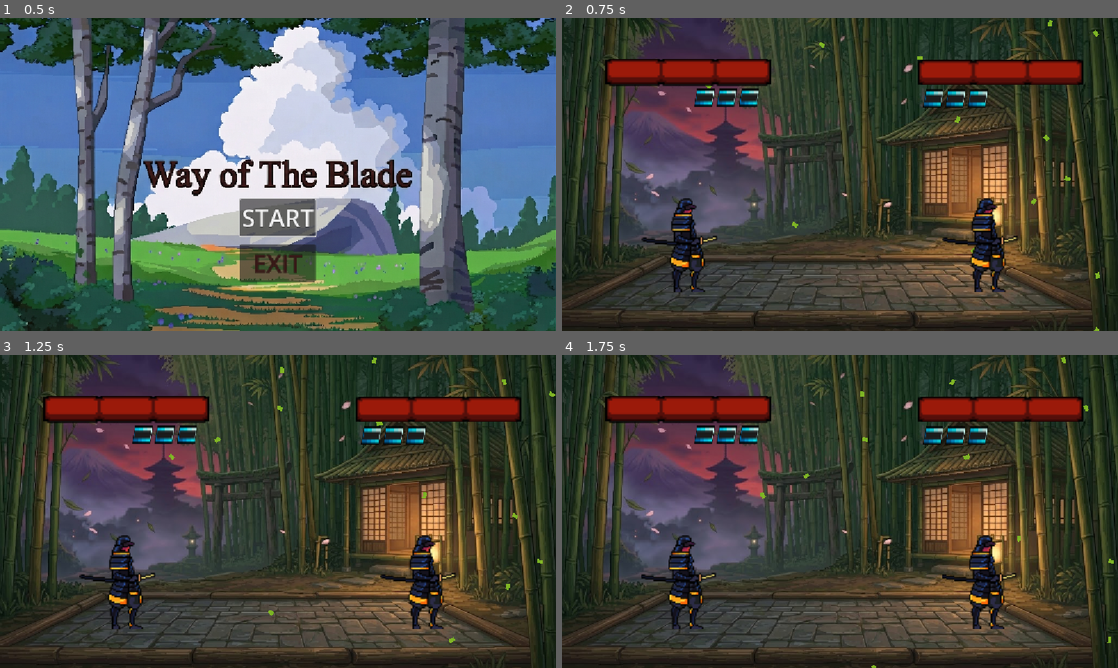
Above: before the commit, frames 1-4 (two rows, left to right).
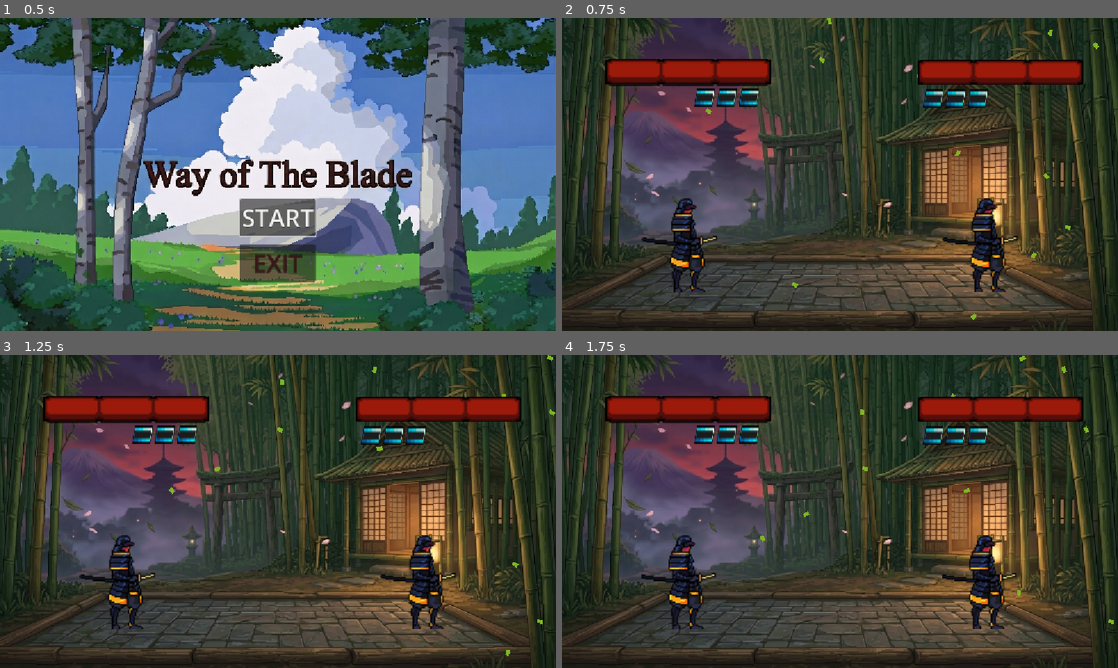
Above: after the commit, the same moments.

Repository: ianRHS/Way-of-the-blade-
Game: Godot game, scene res://Scenes/MainMenu.tscn
Same seed, same stepped clock (60 frames per second), same inputs: the game is played once before the commit and once after it.
Inputs:
- Up to frame 1 (0.5 s): no input
- Up to frame 2 (0.75 s): click "START" at 0.5 s
- Up to frame 3 (1.25 s): no input
- Up to frame 4 (1.75 s): no input

Frame 1 is identical in both runs. In frame 2, 0.3% of the frame differs, in the area x 25-97%, y 0-100%; in frame 3, 0.3%, in the area x 30-100%, y 0-97%; in frame 4, 0.3%.

Commit message:
fixed behaviour of particles,
Changed the particles for better atmospheric feel of the arena.

Diff:
--- a/Scenes/Main.tscn
+++ b/Scenes/Main.tscn
@@ -25,8 +25,13 @@
 angle_max = 360.00003
 angular_velocity_min = -45.000015
 angular_velocity_max = 44.999985
-gravity = Vector3(30, 40, 0)
-turbulence_noise_speed = Vector3(1, 1, 0)
+gravity = Vector3(30, 50, 0)
+turbulence_noise_strength = 5.0
+turbulence_noise_scale = 3.0
+turbulence_noise_speed = Vector3(0.5, 0.5, 0.5)
+turbulence_noise_speed_random = 0.0
+turbulence_influence_min = 0.2
+turbulence_influence_max = 0.8
 
 [node name="Main" type="Node2D" unique_id=2001256775]
 
